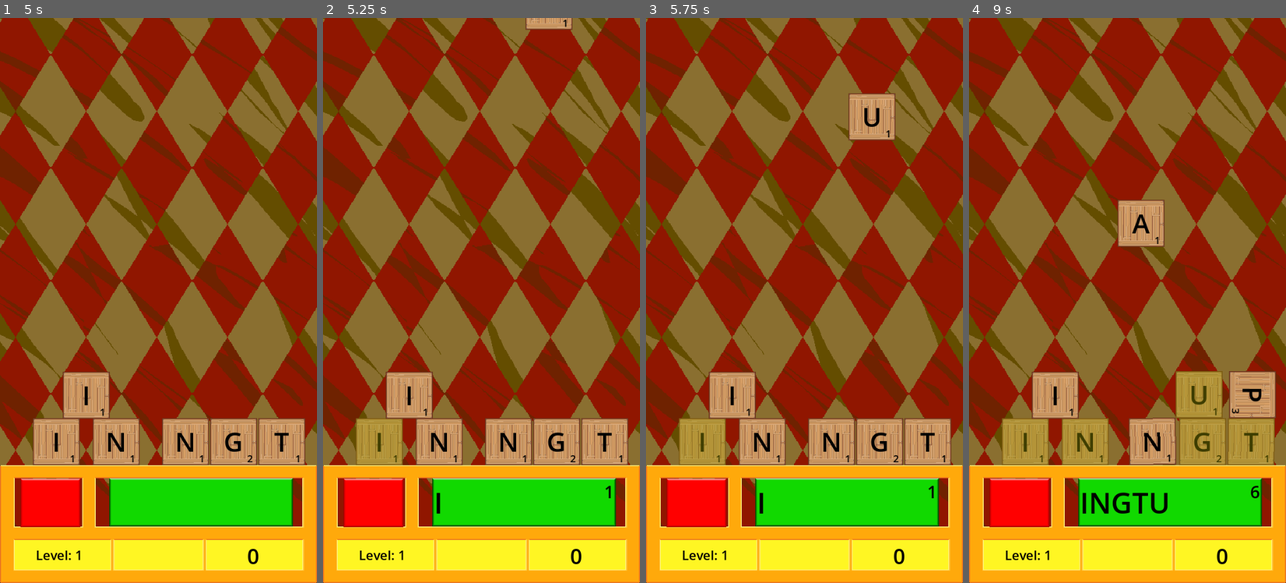
Above: before the commit, frames 1-4 (left to right).
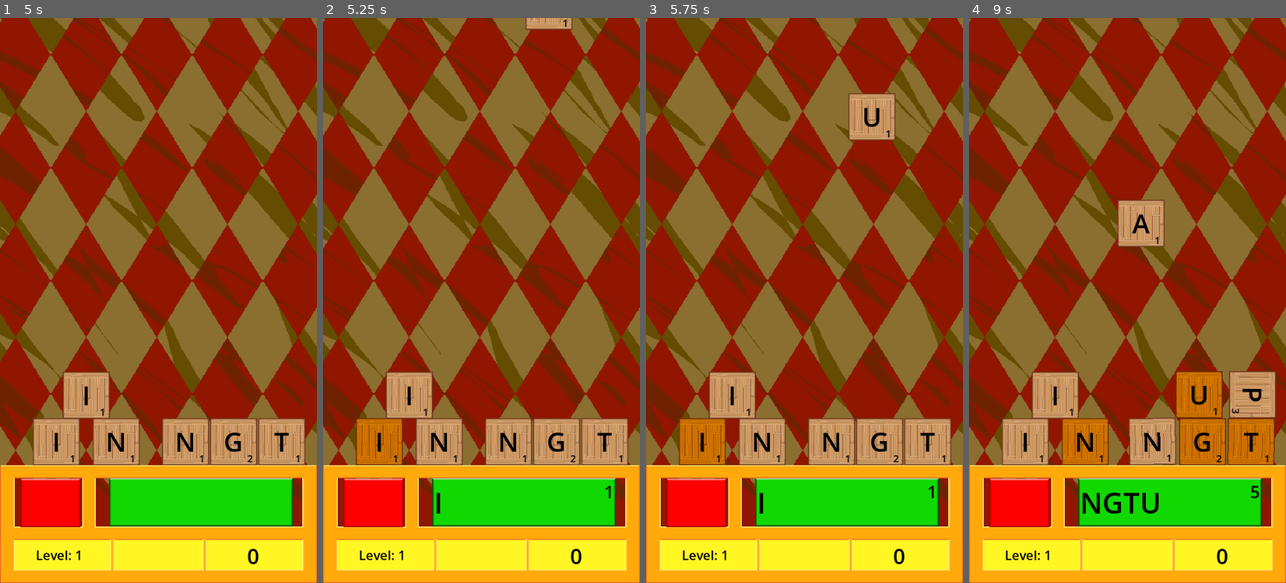
Above: after the commit, the same moments.

Repository: Reicher/lettris2
Game: Godot game, scene res://Main.tscn
Same seed, same stepped clock (60 frames per second), same inputs: the game is played once before the commit and once after it.
Inputs (mouse positions are in pixels of both pictures, inside the frame that each line leads up to):
- Up to frame 1 (5 s): tap Enter at 1.25 s; tap Space at 2 s; click "PLAY" at 3.5 s; click (50, 503) at 4.25 s
- Up to frame 2 (5.25 s): click (380, 441) at 5.02 s
- Up to frame 3 (5.75 s): no input
- Up to frame 4 (9 s): click "I" at 5.75 s; click (1086, 441) at 6.5 s, where only the run after the commit has a clickable "N"; click (1203, 441) at 7.25 s, where only the run after the commit has a clickable "G"; click (1251, 441) at 8 s, where only the run after the commit has a clickable "T"; click (1200, 396) at 8.75 s, where only the run after the commit has a clickable "U"

Frame 1 is identical in both runs. In frame 2, 1.2% of the frame differs, in the area x 10-26%, y 70-80%; in frame 3, 1.2%; in frame 4, 6.7%, in the area x 10-97%, y 62-88%.

Commit message:
fix boxes a bit, but some wierd physics-shit

Diff:
--- a/project.godot
+++ b/project.godot
@@ -14,6 +14,7 @@
 config/version="2.0"
 run/main_scene="res://Main.tscn"
 config/features=PackedStringArray("4.2", "Mobile")
+boot_splash/bg_color=Color(0, 0, 0, 1)
 config/icon="res://assets/favicon.png"
 
 [display]
--- a/scenes/boxes/Ball.tscn
+++ b/scenes/boxes/Ball.tscn
@@ -1,7 +1,6 @@
-[gd_scene load_steps=6 format=3 uid="uid://d0ge5uagl5lv5"]
+[gd_scene load_steps=5 format=3 uid="uid://d0ge5uagl5lv5"]
 
 [ext_resource type="PackedScene" uid="uid://dxw5co5ucfkeo" path="res://scenes/boxes/Basebox.tscn" id="1_2jfjb"]
-[ext_resource type="Script" path="res://scripts/Basebox.gd" id="2_ee16v"]
 [ext_resource type="Texture2D" uid="uid://86ey3tglhxfq" path="res://assets/spritesheet.png" id="2_vvg21"]
 
 [sub_resource type="CircleShape2D" id="CircleShape2D_eody5"]
@@ -12,21 +11,27 @@
 region = Rect2(1383, 1149, 100, 100)
 
 [node name="box" instance=ExtResource("1_2jfjb")]
-script = ExtResource("2_ee16v")
 
 [node name="Shape" parent="." index="0"]
 shape = SubResource("CircleShape2D_eody5")
 
 [node name="Texture" parent="." index="1"]
-anchors_preset = 8
-anchor_left = 0.5
-anchor_top = 0.5
-anchor_right = 0.5
-anchor_bottom = 0.5
 offset_left = -50.0
 offset_top = -50.0
 offset_right = 50.0
 offset_bottom = 50.0
-grow_horizontal = 2
-grow_vertical = 2
 texture_normal = SubResource("AtlasTexture_eqrwh")
+
+[node name="Value" parent="Texture/Letter" index="0"]
+layout_mode = 0
+anchors_preset = 0
+anchor_left = 0.0
+anchor_top = 0.0
+anchor_right = 0.0
+anchor_bottom = 0.0
+offset_left = 50.0
+offset_top = 53.0
+offset_right = 73.0
+offset_bottom = 77.0
+grow_horizontal = 1
+grow_vertical = 1
--- a/scenes/boxes/Basebox.tscn
+++ b/scenes/boxes/Basebox.tscn
@@ -27,40 +27,52 @@
 
 [node name="Texture" type="TextureButton" parent="."]
 texture_filter = 1
+anchors_preset = 8
+anchor_left = 0.5
+anchor_top = 0.5
+anchor_right = 0.5
+anchor_bottom = 0.5
 offset_left = -40.0
 offset_top = -40.0
 offset_right = 40.0
 offset_bottom = 40.0
+grow_horizontal = 2
+grow_vertical = 2
 texture_normal = SubResource("AtlasTexture_d4cd7")
 
-[node name="Letter" type="Label" parent="."]
+[node name="Letter" type="Label" parent="Texture"]
 texture_filter = 1
+layout_mode = 1
+anchors_preset = 8
+anchor_left = 0.5
+anchor_top = 0.5
+anchor_right = 0.5
+anchor_bottom = 0.5
 offset_left = -40.0
 offset_top = -40.0
 offset_right = 40.0
 offset_bottom = 40.0
+grow_horizontal = 2
+grow_vertical = 2
 text = "A"
 label_settings = SubResource("LabelSettings_g6a4k")
 horizontal_alignment = 1
 vertical_alignment = 1
 
-[node name="Value" type="Label" parent="."]
+[node name="Value" type="Label" parent="Texture/Letter"]
 texture_filter = 1
-offset_left = 17.0
-offset_top = 16.0
-offset_right = 40.0
-offset_bottom = 40.0
+layout_mode = 1
+anchors_preset = 3
+anchor_left = 1.0
+anchor_top = 1.0
+anchor_right = 1.0
+anchor_bottom = 1.0
+offset_left = -23.0
+offset_top = -24.0
+grow_horizontal = 0
+grow_vertical = 0
 text = "1"
 label_settings = SubResource("LabelSettings_3jls4")
 horizontal_alignment = 1
 
-[node name="Selected" type="ColorRect" parent="."]
-visible = false
-offset_left = -40.0
-offset_top = -40.0
-offset_right = 40.0
-offset_bottom = 40.0
-mouse_filter = 2
-color = Color(0.57361, 0.562641, 0, 0.423529)
-
 [connection signal="pressed" from="Texture" to="." method="_on_texture_button_pressed"]
--- /dev/null
+++ b/scenes/boxes/Case.tscn
@@ -0,0 +1,22 @@
+[gd_scene load_steps=5 format=3 uid="uid://b6xnhqcq67agu"]
+
+[ext_resource type="PackedScene" uid="uid://dxw5co5ucfkeo" path="res://scenes/boxes/Basebox.tscn" id="1_opawh"]
+[ext_resource type="Texture2D" uid="uid://86ey3tglhxfq" path="res://assets/spritesheet.png" id="2_8860a"]
+
+[sub_resource type="RectangleShape2D" id="RectangleShape2D_qk4eg"]
+size = Vector2(179, 80)
+
+[sub_resource type="AtlasTexture" id="AtlasTexture_6ahjf"]
+atlas = ExtResource("2_8860a")
+region = Rect2(543, 1295, 180, 80)
+
+[node name="box" instance=ExtResource("1_opawh")]
+
+[node name="Shape" parent="." index="0"]
+position = Vector2(0.5, 0)
+shape = SubResource("RectangleShape2D_qk4eg")
+
+[node name="Texture" parent="." index="1"]
+offset_left = -90.0
+offset_right = 90.0
+texture_normal = SubResource("AtlasTexture_6ahjf")
--- a/scripts/Basebox.gd
+++ b/scripts/Basebox.gd
@@ -39,8 +39,8 @@
 	letter = _get_semi_random_letter()
 	value = letterData[letter].value
 	value *= multiplier
-	$Letter.text = letter
-	$Value.text = str(value)
+	get_node("Texture/Letter").text = letter
+	get_node("Texture/Letter/Value").text = str(value)
 
 func _on_texture_button_pressed():
 	select(not selected)
@@ -48,7 +48,13 @@
 
 func select(status):
 	selected = status
-	$Selected.visible  = selected
+
+	# TODO: This should really be a nice shader (maybe a frame?)
+	var golden_color = Color(1, 0.743, 0, 1)  # Golden color (RGBA)
+	if selected:
+		$Texture.modulate = $Texture.modulate.blend(golden_color)  # Blend with the golden color
+	else:
+		$Texture.modulate = Color(1, 1, 1, 1)  # Reset to original color
 
 func destroy():
 	queue_free()
--- a/scripts/Game.gd
+++ b/scripts/Game.gd
@@ -7,6 +7,7 @@
 var Silver = preload("res://scenes/boxes/Silver.tscn")
 var Gold = preload("res://scenes/boxes/Gold.tscn")
 var Ball = preload("res://scenes/boxes/Ball.tscn")
+var Case = preload("res://scenes/boxes/Case.tscn")
 
 var rng = RandomNumberGenerator.new()
 var dictionary = []
@@ -15,6 +16,7 @@
 var CurrentWord = ""
 var karma = 10
 var score = 0
+var bad_boxes = []
 
 @export var level = 1
 @export var karma_threshold = 5
@@ -40,21 +42,24 @@
 		box.clicked.connect(box_clicked)
 
 func _get_next_box_type():
+	# DEBUG CHAOS
+	# return [Normal, Silver, Gold, Ball, Case][randi() % 5]
+
 	var next = Normal
 	# Nice boxes
 	if karma > 20:
 		next = Gold
 	elif karma > 15:
 		next = Silver
+
 	# Bad boxes
-	elif karma < 7 and level > 3:
-		next = Ball
+	if karma < 7 and not  bad_boxes.is_empty():
+		next = bad_boxes[randi() % len(bad_boxes)]
 
 	if next != Normal: # Reset karma if karma was served
 		karma = 10
 
 	return next
-
 
 # A new box should be created
 func _on_timer_timeout():
@@ -121,5 +126,10 @@
 	score += points
 	level = 1 + int(score / 10)
 
+	bad_boxes = []
+	if level >= 3:
+		bad_boxes.append(Ball)
+	if level >= 5:
+		bad_boxes.append(Case)
 	get_node("GameArea/UI/Score").text = str(score)
 	get_node("GameArea/UI/Level").text = "Level: " + str(level)
